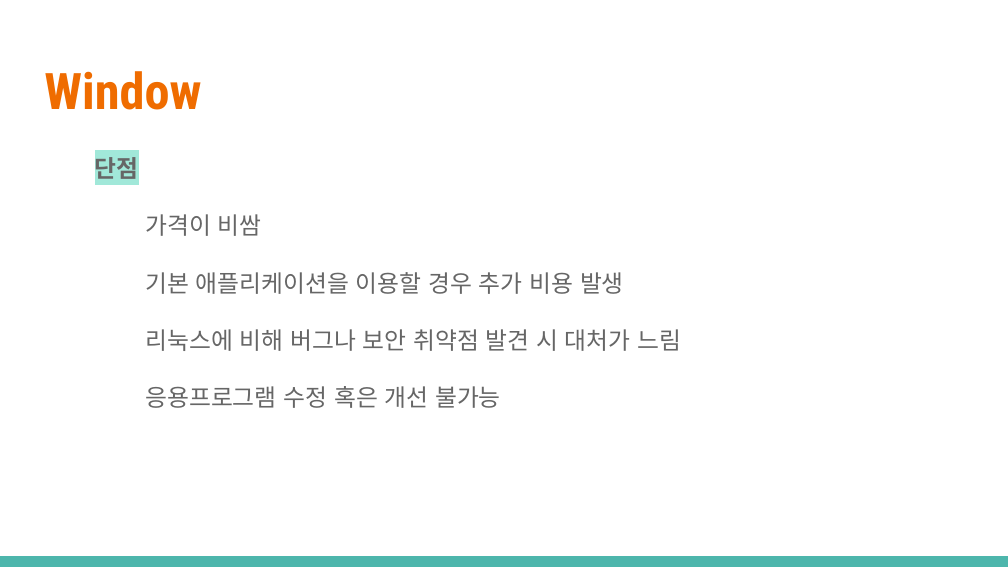
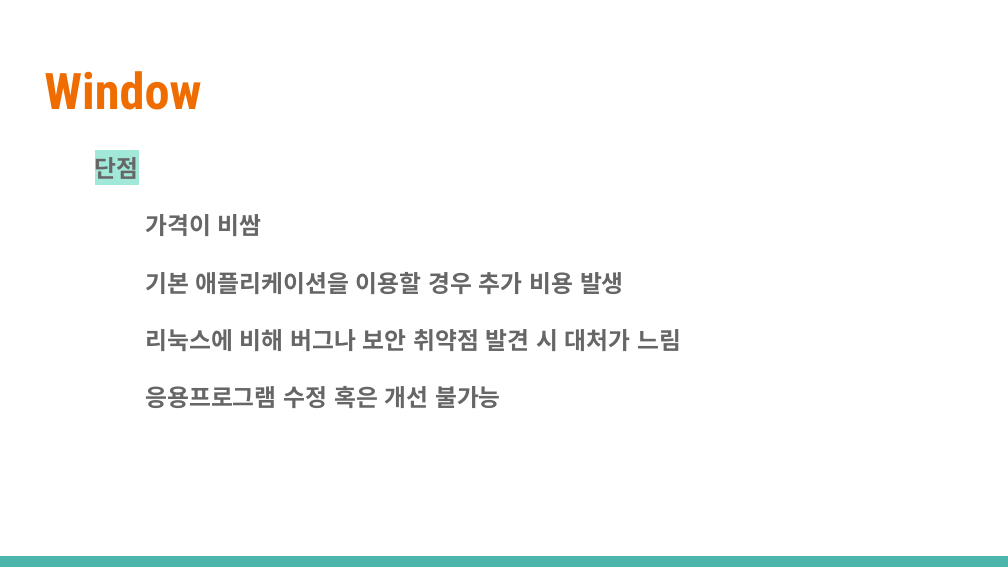
Before and after one commit to RionPark/bdi-homework, a slide deck: slide 10 of src/d191016/joeunae/Linux & window.pptx. Drawn at 1008x567 pixels with LibreOffice and Linux fonts; fonts in the diff are those of the drawing. Boxes give left, top, right and bottom in pixels: in the first picture for what was removed or moved away, otherwise in the second. Text is boxed around its words. In the diff, an @@ line names an element or a change of style, - is before the commit and + after.

```diff
--- a/src/d191016/joeunae/Linux & window.pptx
+++ b/src/d191016/joeunae/Linux & window.pptx
@@ text "단점" at [95,157,681,408]: font Open Sans to Noto Sans CJK KR, bold on @@
```
Also in this commit, not shown: 9 other slides changed.
